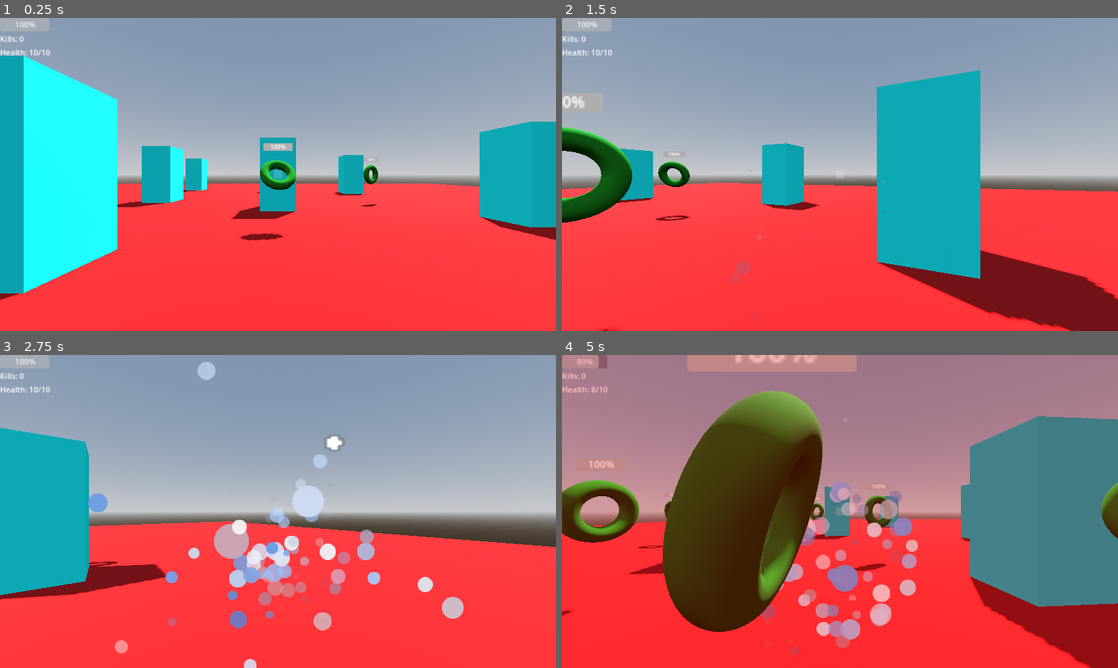
Above: before the commit, frames 1-4 (two rows, left to right).
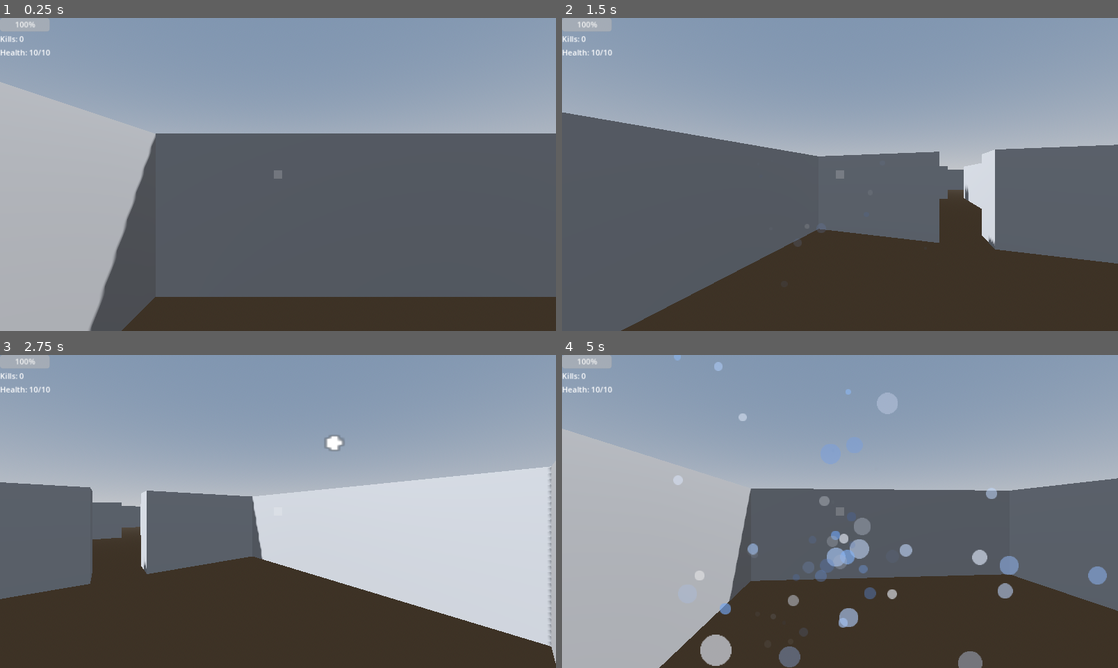
Above: after the commit, the same moments.

Repository: xtr3m3nerd/Scribble-Wizard
Game: Godot game, scene res://scenes/game/world.tscn
Same seed, same stepped clock (60 frames per second), same inputs: the game is played once before the commit and once after it.
Inputs (mouse positions are in pixels of both pictures, inside the frame that each line leads up to):
- Up to frame 1 (0.25 s): no input
- Up to frame 2 (1.5 s): move the mouse to (962, 158) at 0.52 s; press the mouse at (962, 158) at 0.53 s; hold D (move_right) 0.53-1.28 s; move the mouse to (728, 190) at 1.27 s; release the mouse at (728, 190) at 1.28 s; hold S (move_backwards) from 1.28 s (still down); click (728, 190) at 1.35 s
- Up to frame 3 (2.75 s): move the mouse to (333, 442) at 2.02 s; release S (move_backwards) at 2.03 s; hold D (move_right) from 2.03 s (still down); hold Shift (hold) from 2.03 s (still down); click (333, 442) at 2.3 s
- Up to frame 4 (5 s): move the mouse to (812, 574) at 2.77 s; release D (move_right) at 2.78 s; release Shift (hold) at 2.78 s; hold W (move_forwards) 2.78-3.53 s; click (812, 574) at 2.85 s; move the mouse to (1006, 558) at 3.52 s; press the mouse at (1006, 558) at 3.53 s; hold A (move_left) from 3.53 s (still down); move the mouse to (673, 464) at 4.27 s; release the mouse at (673, 464) at 4.28 s; tap Shift (hold) at 4.35 s; click (673, 464) at 4.55 s

The runs differ from the first frame. In frame 1, 67% of the frame differs, in the area x 0-100%, y 12-100%; in frame 2, 64%; in frame 3, 59%; in frame 4, 100%, in the area x 0-100%, y 0-100%.
Error before the commit: Unable to iterate on object of type 'Nil'. (res://prefabs/cast_zone.gd:82)

Commit message:
Random Map

Diff:
--- /dev/null
+++ b/prefabs/Wall.tscn
@@ -0,0 +1,18 @@
+[gd_scene load_steps=3 format=3 uid="uid://bh0ln2nnyfq7l"]
+
+[sub_resource type="BoxMesh" id="BoxMesh_gnvff"]
+size = Vector3(2, 4, 2)
+
+[sub_resource type="ConcavePolygonShape3D" id="ConcavePolygonShape3D_f6psd"]
+data = PackedVector3Array(-1, 2, 1, 1, 2, 1, -1, -2, 1, 1, 2, 1, 1, -2, 1, -1, -2, 1, 1, 2, -1, -1, 2, -1, 1, -2, -1, -1, 2, -1, -1, -2, -1, 1, -2, -1, 1, 2, 1, 1, 2, -1, 1, -2, 1, 1, 2, -1, 1, -2, -1, 1, -2, 1, -1, 2, -1, -1, 2, 1, -1, -2, -1, -1, 2, 1, -1, -2, 1, -1, -2, -1, 1, 2, 1, -1, 2, 1, 1, 2, -1, -1, 2, 1, -1, 2, -1, 1, 2, -1, -1, -2, 1, 1, -2, 1, -1, -2, -1, 1, -2, 1, 1, -2, -1, -1, -2, -1)
+
+[node name="Wall" type="Node3D"]
+
+[node name="MeshInstance3D" type="MeshInstance3D" parent="."]
+transform = Transform3D(1, 0, 0, 0, 1, 0, 0, 0, 1, 0, 0.5, 0)
+mesh = SubResource("BoxMesh_gnvff")
+
+[node name="StaticBody3D" type="StaticBody3D" parent="MeshInstance3D"]
+
+[node name="CollisionShape3D" type="CollisionShape3D" parent="MeshInstance3D/StaticBody3D"]
+shape = SubResource("ConcavePolygonShape3D_f6psd")
--- a/prefabs/cast_zone.gd
+++ b/prefabs/cast_zone.gd
@@ -79,11 +79,14 @@
 func _on_request_completed(_result, _response_code, _headers, body, http_node):
 	var json = JSON.parse_string(body.get_string_from_utf8())
 	var glyph_list = []
-	for glyph in json:
-		glyph_list.append(glyph["type"])
-	print(glyph_list)
-	if glyph_list:
-		cast.emit(glyph_list)
+	if json:
+		for glyph in json:
+			glyph_list.append(glyph["type"])
+		print(glyph_list)
+		if glyph_list:
+			cast.emit(glyph_list)
+		else:
+			bad_cast.emit()
 	else:
 		bad_cast.emit()
 	http_node.queue_free()
--- /dev/null
+++ b/scenes/game/MapGenerator.gd
@@ -0,0 +1,135 @@
+class_name MapGenerator
+extends Node3D
+
+@export var wall_prefab: PackedScene
+@export var enemy_prefab: PackedScene
+@onready var player = $"../Player"
+
+
+var map = []
+var rows = 50
+var columns = 50
+
+var current_room_count = 0
+var total_room_count = 10
+
+var max_enemies_per_room = 3
+var min_enemies_per_room = 1
+
+var max_room_dim = 9
+var min_room_dim = 4
+
+var NOTHING = " "
+var WALL = "X"
+var FLOOR = "."
+var DOOR = "D"
+var CORNER = "Y"
+var PLAYER = "P"
+
+var ENEMIES = ["1", "2", "3"]
+
+var wall_scale = 2
+
+# Called when the node enters the scene tree for the first time.
+func _ready():
+	# Prepopulate map as walls
+	for x in range(rows):
+		map.append([])
+		for y in range(columns):
+			map[x].append(NOTHING)
+
+	# Randomly generate rooms
+	var tries = 0
+	while current_room_count < total_room_count and tries < 1000:
+		current_room_count = current_room_count + room(bool(current_room_count == 0))
+		tries = tries + 1
+
+	draw_room()
+
+	for x in range(columns):
+		for y in range(rows):
+			if map[x][y] == WALL or map[x][y] == CORNER:
+				var wall = wall_prefab.instantiate()
+				get_tree().current_scene.add_child.call_deferred(wall)
+				wall.global_position = Vector3(x*wall_scale, 0, y*wall_scale)
+			if map[x][y] == PLAYER:
+				player.global_position = Vector3(x*wall_scale, 0, y*wall_scale)
+			if ENEMIES.has(map[x][y]):
+				var enemy = enemy_prefab.instantiate()
+				get_tree().current_scene.add_child.call_deferred(enemy)
+				enemy.global_position = Vector3(x*wall_scale, 0, y*wall_scale)
+
+func draw_room():
+	var map_str = ""
+	for x in range(columns):
+		for y in range(rows):
+			map_str = map_str + map[x][y]
+		map_str = map_str + "\n"
+	print(map_str)
+
+func room(is_player_room):
+	var rng = RandomNumberGenerator.new()
+	var width = rng.randf_range(min_room_dim, max_room_dim)
+	var height = rng.randf_range(min_room_dim, max_room_dim)
+
+	# Pick a random position for the room
+	var position_x = rng.randf_range(4, columns - width - 4)
+	var position_y = rng.randf_range(4, rows - height - 4)
+
+	# Return early if there is any overlap with another room
+	for x in range(position_x+1, position_x + width + 1):
+		for y in range(position_y+1, position_y + height + 1):
+			if (map[x][y] != NOTHING):
+				return 0
+
+	# Return early if the room doesn't have a neighboring room
+	var door_x = 0
+	var door_y = 0
+	if current_room_count > 0:
+		var has_adjacent_room = false
+		for x in range(position_x, position_x + width):
+			for y in range(position_y, position_y + height):
+				var is_vertical_wall = x < position_x || x > position_x + width
+				var is_horizontal_wall = y < position_y || y > position_y + height
+				if map[x][y] == WALL and not (is_vertical_wall and is_horizontal_wall):
+					has_adjacent_room = true
+					door_x = x
+					door_y = y
+		if not has_adjacent_room:
+			return 0
+
+
+	# Draw the room
+	for x in range(position_x, position_x + width + 2):
+		for y in range(position_y, position_y + height + 2):
+			var is_vertical_wall = x < position_x || x > position_x + width
+			var is_horizontal_wall = y < position_y || y > position_y + height
+			if is_horizontal_wall or is_vertical_wall:
+				if is_horizontal_wall and is_vertical_wall:
+					map[x][y] = CORNER
+				else:
+					map[x][y] = WALL
+			else:
+				map[x][y] = FLOOR
+	map[door_x][door_y] = DOOR
+
+	# Place Enemies or Player
+	if is_player_room:
+		while true:
+			var x = rng.randf_range(position_x + 1, position_x + width - 1)
+			var y = rng.randf_range(position_y + 1, position_y + height - 1)
+			if map[x][y] == FLOOR:
+				map[x][y] = PLAYER
+				break
+	else:
+		var enemy_count = rng.randf_range(min_enemies_per_room, max_enemies_per_room)
+		for e_idx in range(enemy_count):
+			while true:
+				var x = rng.randf_range(position_x + 1, position_x + width - 1)
+				var y = rng.randf_range(position_y + 1, position_y + height - 1)
+				var e_type = ENEMIES[rng.randf_range(0, len(ENEMIES))]
+				if map[x][y] == FLOOR:
+					map[x][y] = e_type
+					break
+
+	return 1
--- a/scenes/game/world.tscn
+++ b/scenes/game/world.tscn
@@ -1,9 +1,11 @@
-[gd_scene load_steps=14 format=3 uid="uid://x4fkf8presxf"]
+[gd_scene load_steps=16 format=3 uid="uid://x4fkf8presxf"]
 
 [ext_resource type="PackedScene" uid="uid://d2bc2u6jj35ye" path="res://prefabs/player.tscn" id="1_cdwsg"]
 [ext_resource type="PackedScene" uid="uid://cbg4ymu14wy1b" path="res://scenes/game/game_manager.tscn" id="1_xi1cu"]
 [ext_resource type="PackedScene" uid="uid://bxocdwqmsgtha" path="res://prefabs/Lightning.tscn" id="2_5f6p0"]
 [ext_resource type="PackedScene" uid="uid://bbond388nk6lb" path="res://prefabs/enemies/torus.tscn" id="2_ir3x7"]
+[ext_resource type="Script" path="res://scenes/game/MapGenerator.gd" id="5_ffw14"]
+[ext_resource type="PackedScene" uid="uid://bh0ln2nnyfq7l" path="res://prefabs/Wall.tscn" id="6_b8rw0"]
 
 [sub_resource type="ProceduralSkyMaterial" id="ProceduralSkyMaterial_xonup"]
 sky_horizon_color = Color(0.64625, 0.65575, 0.67075, 1)
@@ -59,6 +61,7 @@
 
 [node name="Block" type="MeshInstance3D" parent="Environment"]
 transform = Transform3D(1, 0, 0, 0, 1, 0, 0, 0, 1, 0, 1.5, 0)
+visible = false
 material_override = SubResource("StandardMaterial3D_7yoce")
 mesh = SubResource("BoxMesh_scqrs")
 
@@ -148,3 +151,8 @@
 
 [node name="Enemy6" parent="." instance=ExtResource("2_ir3x7")]
 transform = Transform3D(1, 0, 0, 0, 1, 0, 0, 0, 1, 10.2074, -1.90735e-06, 9.50407)
+
+[node name="MapGenerator" type="Node3D" parent="."]
+script = ExtResource("5_ffw14")
+wall_prefab = ExtResource("6_b8rw0")
+enemy_prefab = ExtResource("2_ir3x7")
